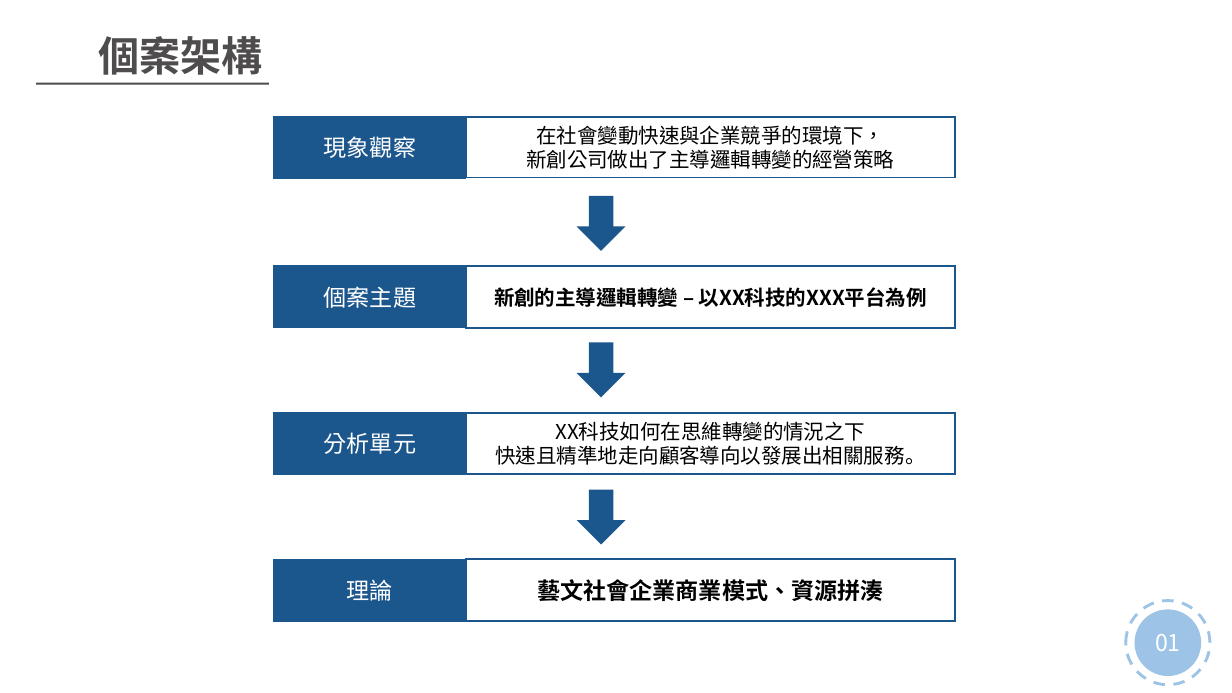
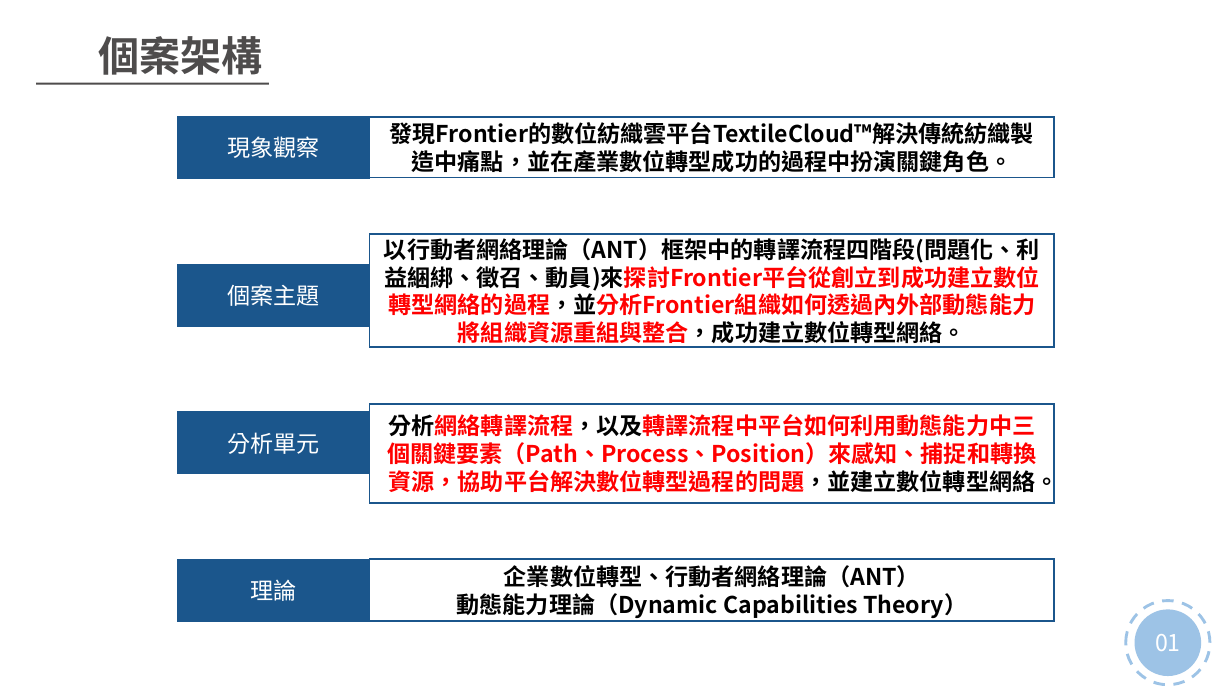
Before and after one commit to carina419/NTUST, a slide deck: slide 1 of 論文ver1/Frontier個案架構圖.pptx. Drawn at 1232x693 pixels with LibreOffice and Linux fonts; fonts in the diff are those of the drawing; background and template pictures are left out. Boxes give left, top, right and bottom in pixels: in the first picture for what was removed or moved away, otherwise in the second. Text is boxed around its words. In the diff, an @@ line names an element or a change of style, - is before the commit and + after.

```diff
--- a/論文ver1/Frontier個案架構圖.pptx
+++ b/論文ver1/Frontier個案架構圖.pptx
@@ rectangle "發現Frontier的數位紡織雲平台TextileCloud™解決傳統紡織製造中痛點，並在產業數位轉型成功的過程中扮演關 ...": place and size @@
-rectangle "發現Frontier的數位紡織雲平台TextileCloud™解決傳統紡織製造中痛點，並在產業數位轉型成功的過程中扮演關 ..." at (466,116,956,177)
+rectangle "發現Frontier的數位紡織雲平台TextileCloud™解決傳統紡織製造中痛點，並在產業數位轉型成功的過程中扮演關 ..." at (370,116,1055,177)
@@ text in rectangle at (390,122,1034,172): text changed; size 16 to 18 pt; bold on @@
-在社會變動快速與企業競爭的環境下，
-新創公司做出了主導邏輯轉變的經營策略
+發現Frontier的數位紡織雲平台TextileCloud™解決傳統紡織製造中痛點，並在產業數位轉型成功的過程中扮演關鍵角色。
@@ down arrow removed at (577,196,626,250) @@
@@ rectangle "以行動者網絡理論（ANT）框架中的轉譯流程四階段(問題化、利益綑綁、徵召、動員)來探討Frontier平台從創立到成功建 ...": place and size @@
-rectangle "以行動者網絡理論（ANT）框架中的轉譯流程四階段(問題化、利益綑綁、徵召、動員)來探討Frontier平台從創立到成功建 ..." at (466,266,956,328)
+rectangle "以行動者網絡理論（ANT）框架中的轉譯流程四階段(問題化、利益綑綁、徵召、動員)來探討Frontier平台從創立到成功建 ..." at (370,234,1055,348)
@@ text in rectangle at (384,238,1040,347): text changed; size 16 to 18 pt; text colour #000000 to #FF0000 @@
-新創的主導邏輯轉變 – 以XX科技的XXX平台為例
+以行動者網絡理論（ANT）框架中的轉譯流程四階段(問題化、利益綑綁、徵召、動員)來探討Frontier平台從創立到成功建立數位轉型網絡的過程，並分析Frontier組織如何透過內外部動態能力將組織資源重組與整合，成功建立數位轉型網絡。
@@ 4 rectangles: place and size @@
-4 rectangles at (274,116,467,622)
+4 rectangles at (177,116,370,622)
@@ down arrow removed at (577,343,626,397) @@
@@ rectangle "分析網絡轉譯流程，以及轉譯流程中平台如何利用動態能力中三個關鍵要素（Path、Process、Position）來感知、 ...": place and size @@
-rectangle "分析網絡轉譯流程，以及轉譯流程中平台如何利用動態能力中三個關鍵要素（Path、Process、Position）來感知、 ..." at (466,413,956,474)
+rectangle "分析網絡轉譯流程，以及轉譯流程中平台如何利用動態能力中三個關鍵要素（Path、Process、Position）來感知、 ..." at (370,404,1055,503)
@@ text in rectangle at (387,414,1059,496): text changed; size 16 to 18 pt; text colour #000000 to #FF0000; bold on @@
-XX科技如何在思維轉變的情況之下
-快速且精準地走向顧客導向以發展出相關服務。
+分析網絡轉譯流程，以及轉譯流程中平台如何利用動態能力中三個關鍵要素（Path、Process、Position）來感知、捕捉和轉換資源，協助平台解決數位轉型過程的問題，並建立數位轉型網絡。
@@ down arrow removed at (577,490,626,544) @@
@@ rectangle "企業數位轉型、行動者網絡理論（ANT）": place and size @@
-rectangle "企業數位轉型、行動者網絡理論（ANT）" at (466,559,956,621)
+rectangle "企業數位轉型、行動者網絡理論（ANT）" at (370,559,1055,621)
@@ text in rectangle at (457,565,967,618): text changed @@
-藝文社會企業商業模式、資源拼湊
+企業數位轉型、行動者網絡理論（ANT）
+動態能力理論（Dynamic Capabilities Theory）
```
